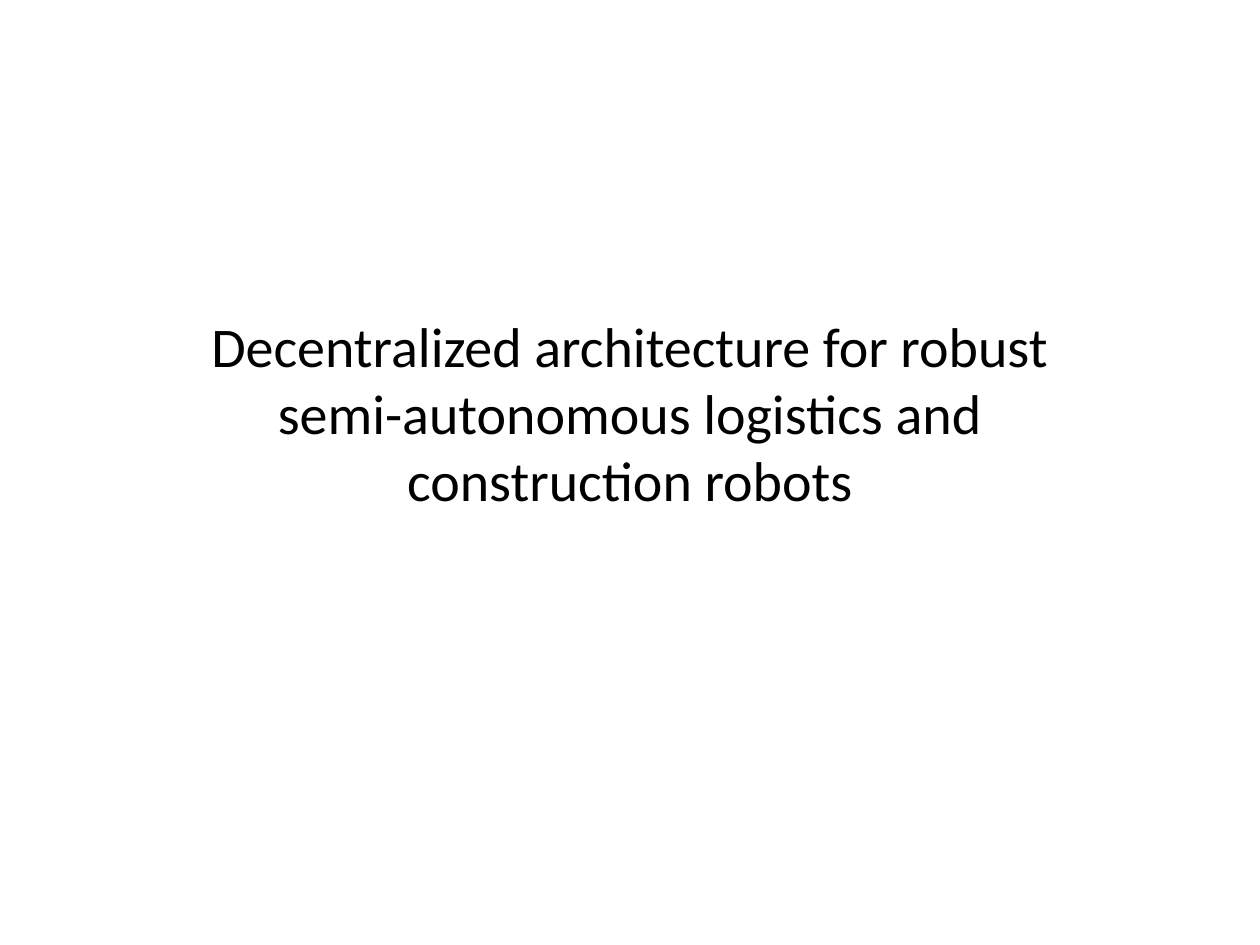
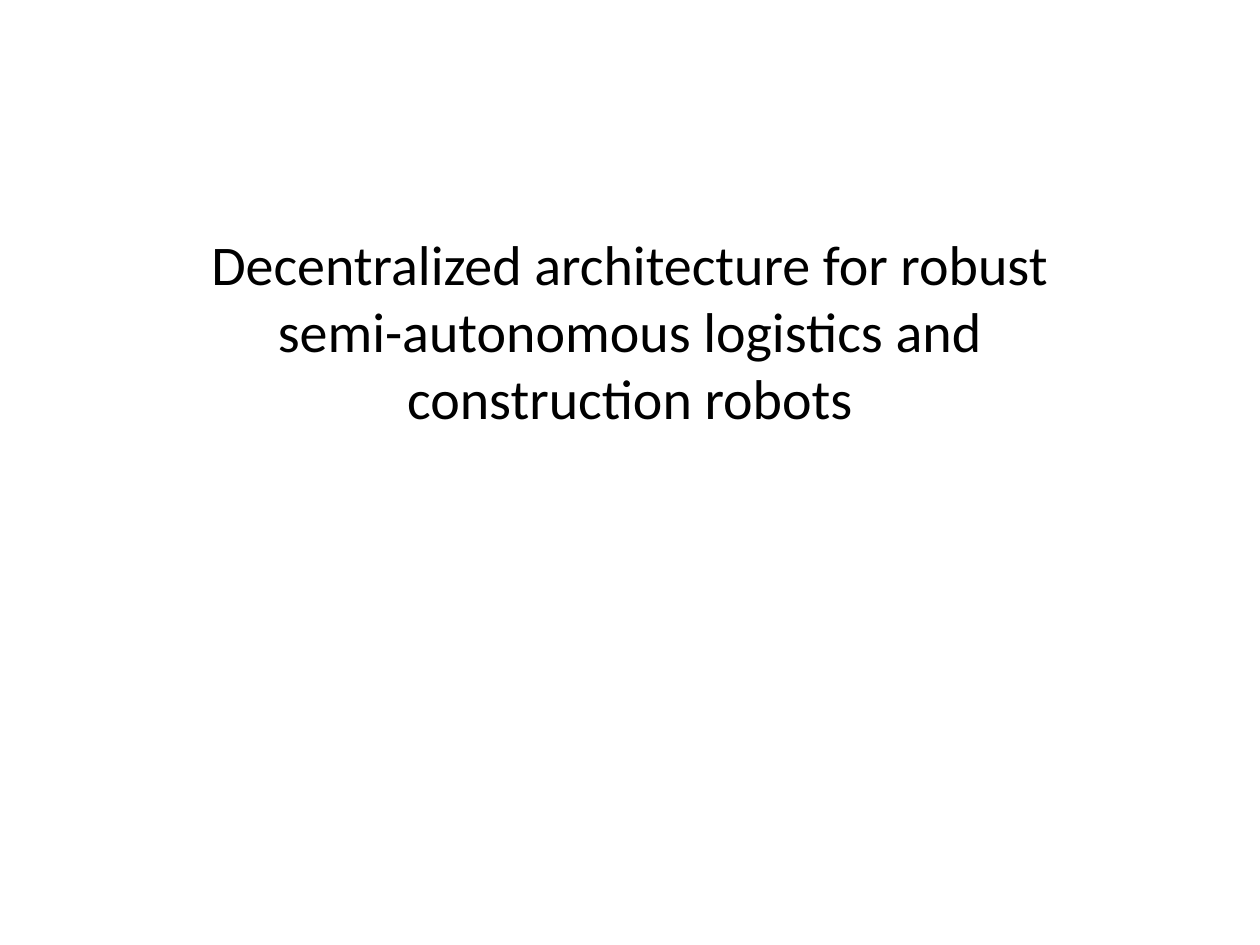
Before and after one commit to gestalt-arch/gestalt-arch, a slide deck: slide 1 of docs/project-spec.pptm. Drawn at 1260x945 pixels with LibreOffice and Linux fonts; fonts in the diff are those of the drawing. Boxes give left, top, right and bottom in pixels: in the first picture for what was removed or moved away, otherwise in the second. Text is boxed around its words. In the diff, an @@ line names an element or a change of style, - is before the commit and + after.

```diff
--- a/docs/project-spec.pptm
+++ b/docs/project-spec.pptm
@@ text "Decentralized architecture for robust semi-autonomous ...": place and size @@
-text "Decentralized architecture for robust semi-autonomous ..." at [211,328,1047,502]
+text "Decentralized architecture for robust semi-autonomous ..." at [211,246,1047,420]
```
Also in this commit, not shown: 8 other slides changed, 1 slide added, 1 other file.
